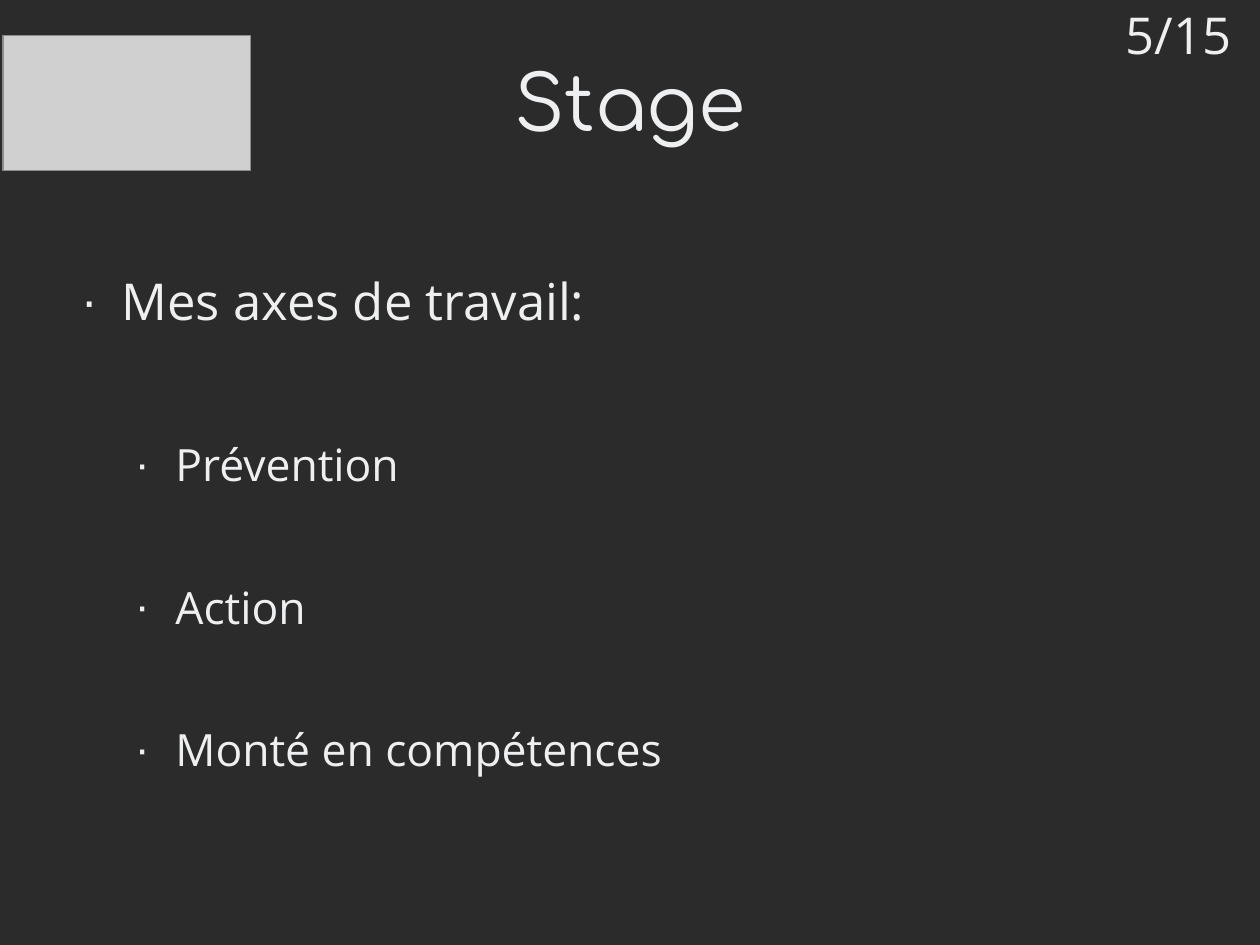
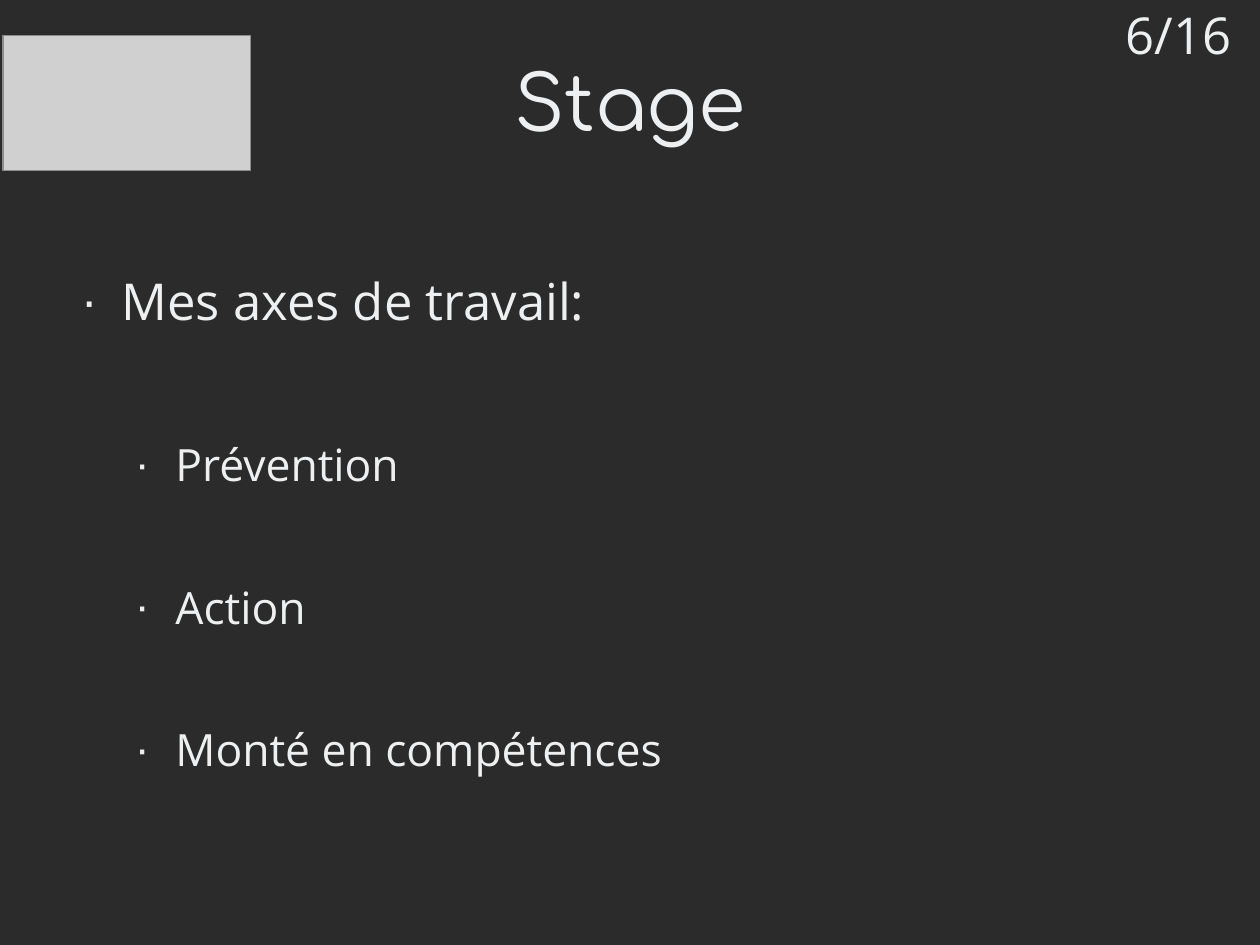
Before and after one commit to mrwormo/rapport_de_stage, a slide deck: slide 6 of files/prez.odp (slide 5 before the commit). Drawn at 1260x945 pixels with LibreOffice and Linux fonts; fonts in the diff are those of the drawing; grey boxes stand for pictures; background and template pictures are left out; a plain dark background stands for a picture behind light text. Boxes give left, top, right and bottom in pixels: in the first picture for what was removed or moved away, otherwise in the second. Text is boxed around its words. In the diff, an @@ line names an element or a change of style, - is before the commit and + after.

```diff
--- a/files/prez.odp
+++ b/files/prez.odp
@@ text at bbox=[1126, 17, 1232, 55]: text changed @@
-5/15
+6/16
```
Also in this commit, not shown: 10 other slides changed, 4 slides added, 3 slides removed, 1 other file.
